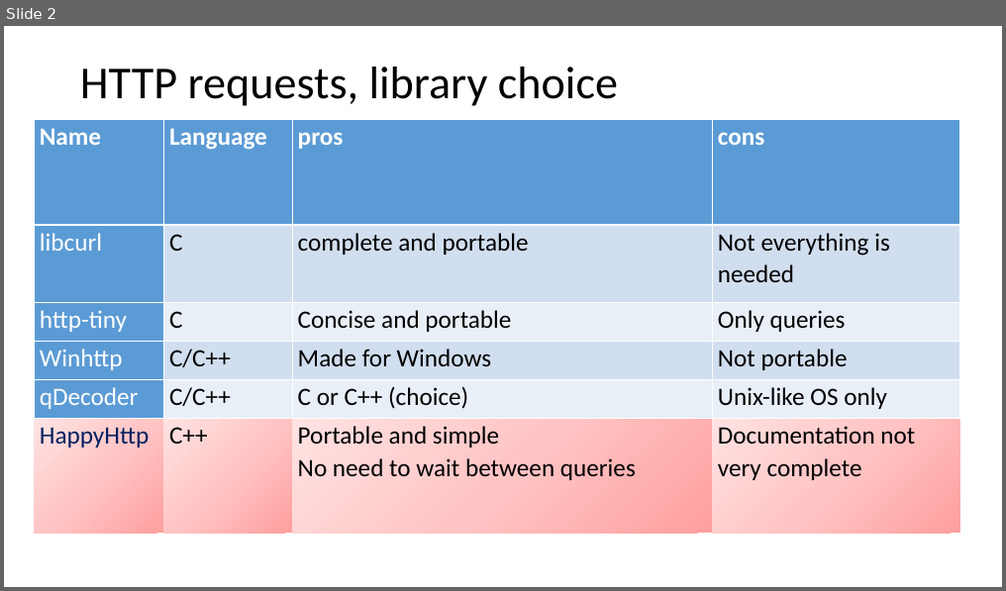
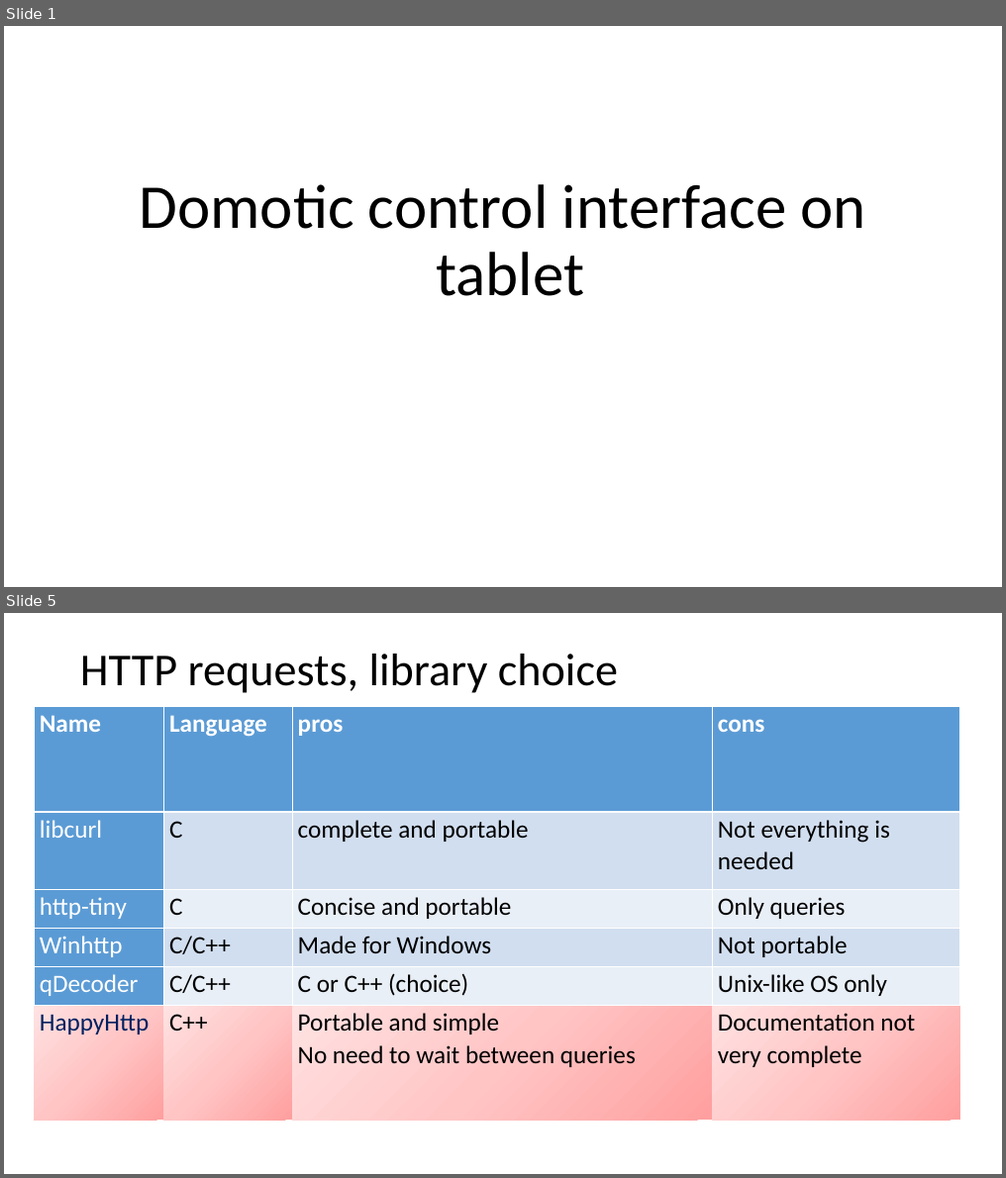
Before and after one commit to mmeven/EP_Domotique_Tablette, a slide deck: Rendu/Diapo_prototype_janvier.pptx. Shown one above the other, each under a label of ours: slide 2 before the commit, slides 1 and 5 after it; the slides between them are not shown. The pictures are 1006x591 and 1006x1178 pixels, drawn with LibreOffice and Linux fonts; fonts in the diff are those of the drawing. Boxes give left, top, right and bottom in pixels: in the first picture for what was removed or moved away, otherwise in the second. Text is boxed around its words. In the diff, an @@ line names an element or a change of style, - is before the commit and + after.

```diff
--- a/Rendu/Diapo_prototype_janvier.pptx
+++ b/Rendu/Diapo_prototype_janvier.pptx
@@ slide 1 added at [4,26,1002,587], background #FFFFFF @@
@@ title added at [140,184,866,296], 60 pt, text #000000 @@
+Domotic control interface on tablet
@@ what was slide 2 is now slide 5 @@
```
Also in this commit, not shown: 4 other slides added, 1 slide removed.
